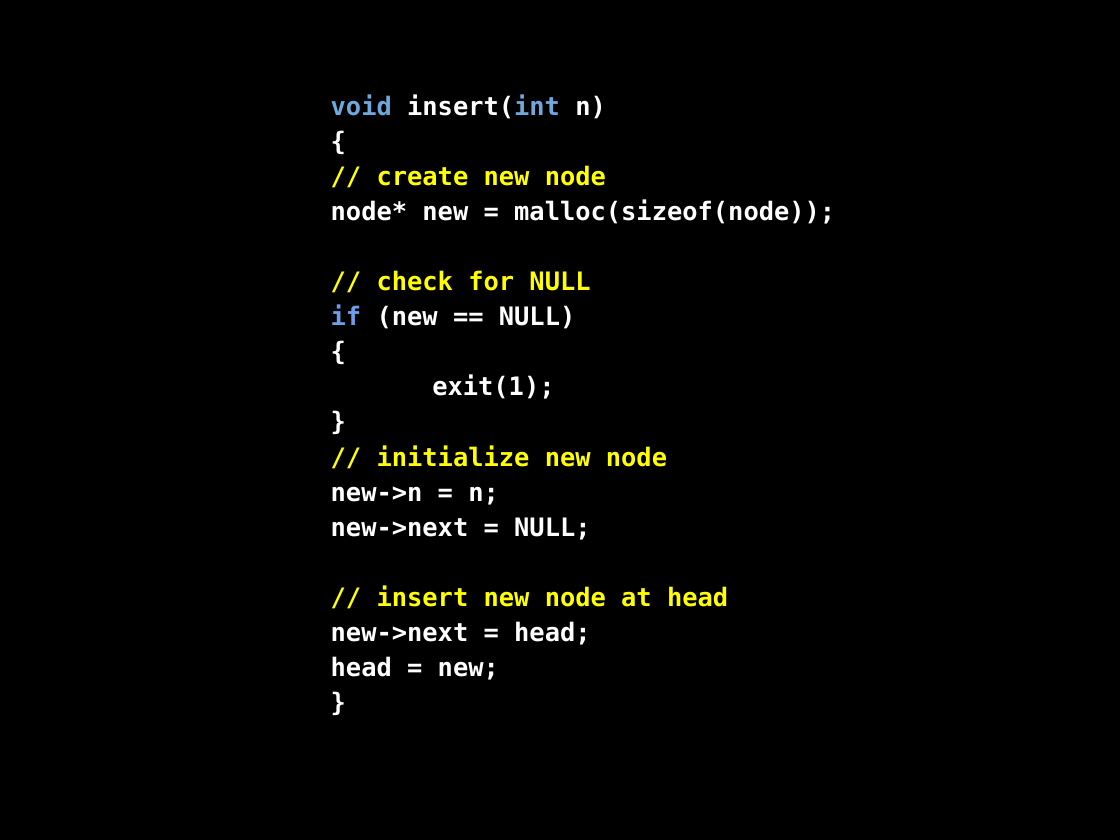
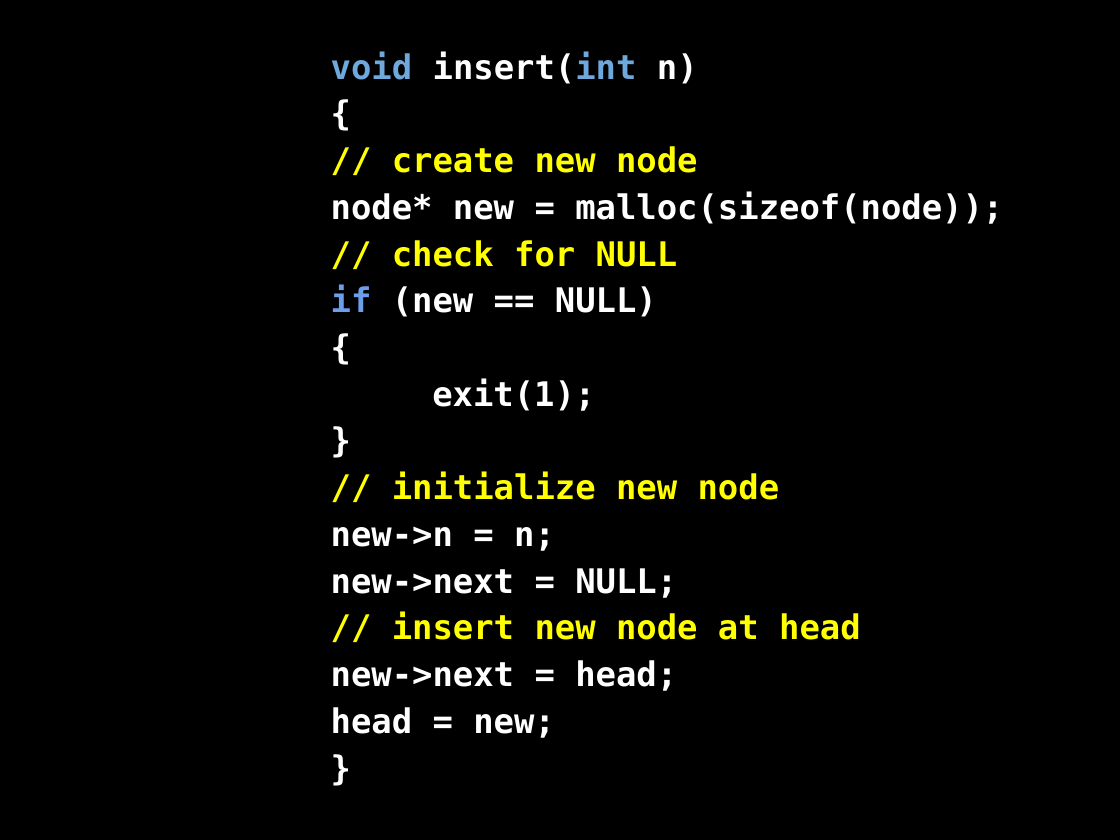
Before and after one commit to bagustris/prokom-tf, a slide deck: slide 13 of prokom6.odp. Drawn at 1120x840 pixels with LibreOffice and Linux fonts; fonts in the diff are those of the drawing. Boxes give left, top, right and bottom in pixels: in the first picture for what was removed or moved away, otherwise in the second. Text is boxed around its words. In the diff, an @@ line names an element or a change of style, - is before the commit and + after.

```diff
--- a/prokom6.odp
+++ b/prokom6.odp
@@ text "void insert(int n)" moved from (x1=331, y1=95, x2=835, y2=680) to (x1=331, y1=51, x2=1003, y2=738) @@
@@ text "void insert(int n)" at (x1=331, y1=51, x2=1003, y2=738): size 18 to 24 pt @@
```
Also in this commit, not shown: 6 other slides changed, 32 slides added, 1 slide removed, 8 other files.
